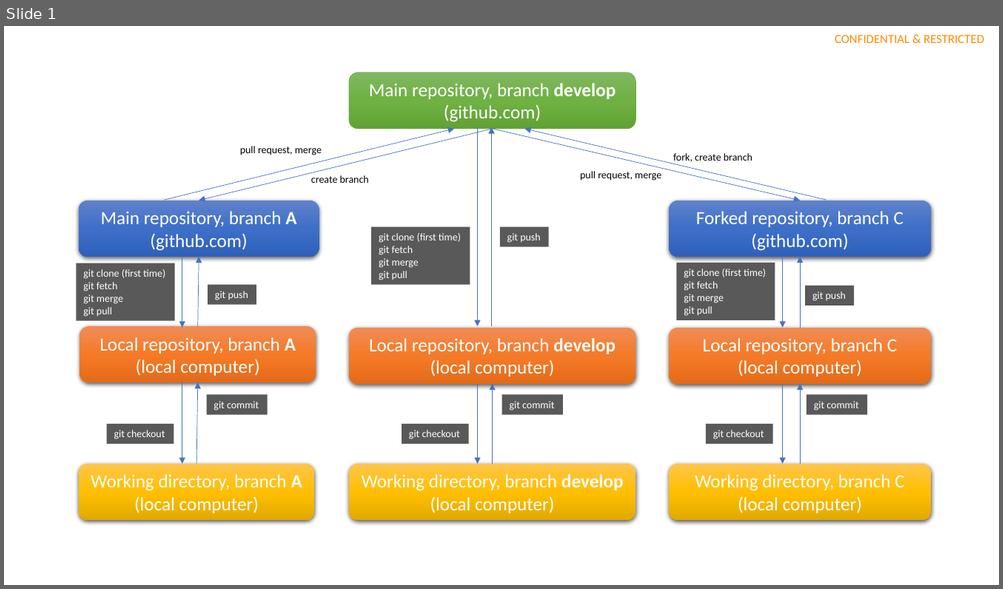
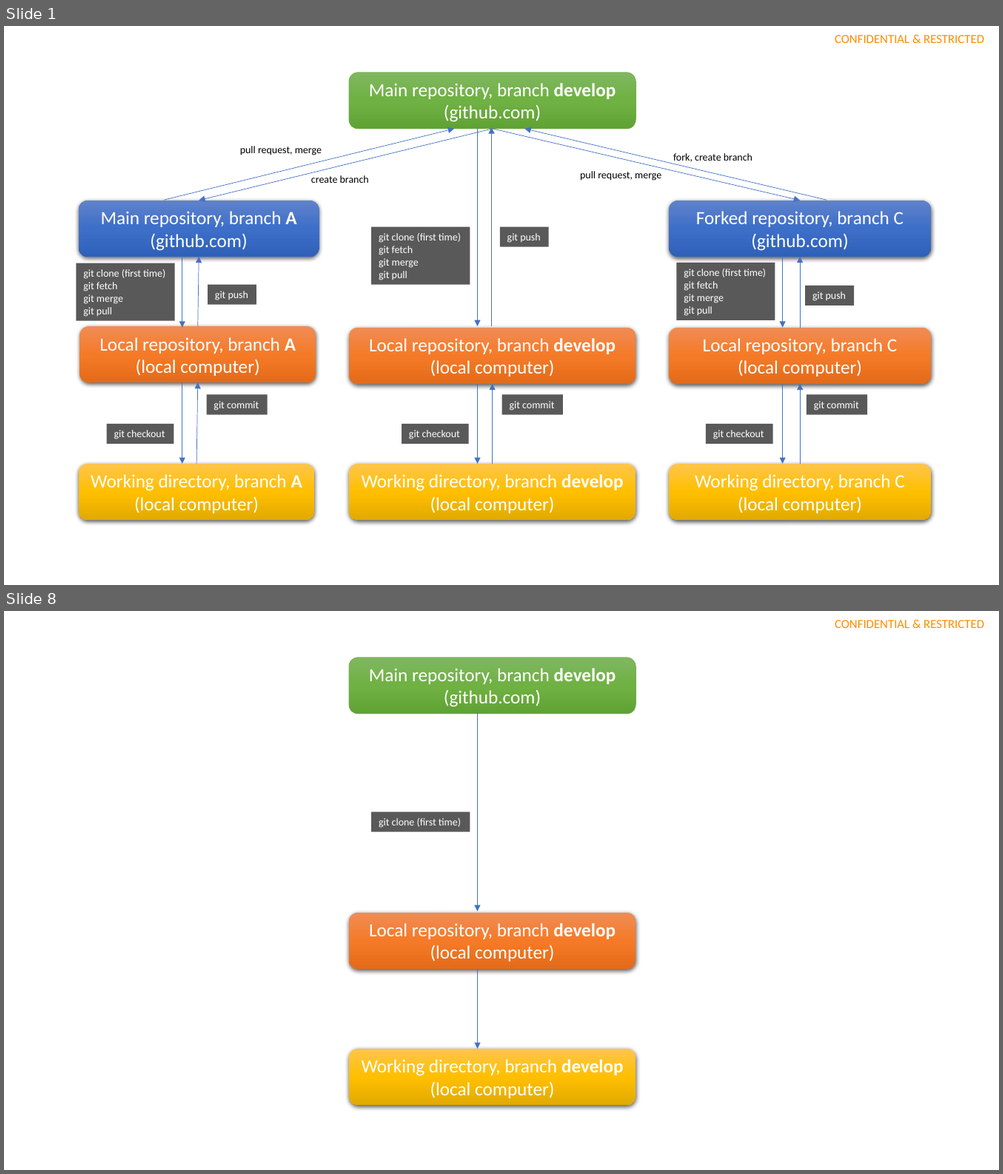
Before and after one commit to inf301trainer/Training, a slide deck: assets/courses/INF301-EngineeringToolsInSoftwareDevelopment/Module2-Git/assets/slides/Slide.pptx. Shown one above the other, each under a label of ours: slide 1 before the commit, slides 1 and 8 after it; the slides between them are not shown. The pictures are 1003x589 and 1003x1174 pixels, drawn with LibreOffice and Linux fonts; fonts in the diff are those of the drawing. Boxes give left, top, right and bottom in pixels: in the first picture for what was removed or moved away, otherwise in the second. Text is boxed around its words. In the diff, an @@ line names an element or a change of style, - is before the commit and + after.

```diff
--- a/assets/courses/INF301-EngineeringToolsInSoftwareDevelopment/Module2-Git/assets/slides/Slide.pptx
+++ b/assets/courses/INF301-EngineeringToolsInSoftwareDevelopment/Module2-Git/assets/slides/Slide.pptx
@@ slide 8 added at (4,611,999,1170), background #FFFFFF; not listed: 1 template element that a slide beside it also shows @@
@@ rounded rectangle added at (349,658,635,714), fill gradient #81B861 to #6FB242 to #62A336, outline #70AD47 0.5 pt, 18 pt, text #FFFFFF @@
+Main repository, branch develop
+(github.com)
@@ arrow added from (477, 712) to (477, 911), #4472C4 0.5 pt @@
@@ rectangle added at (371,812,469,832), fill #595959, 10 pt, text #FFFFFF @@
+git clone (first time)
@@ rounded rectangle added at (349,912,635,969), fill gradient #F18C57 to #F67B28 to #E56C19, 18 pt, text #FFFFFF @@
+Local repository, branch develop
+(local computer)
@@ arrow added from (477, 969) to (477, 1049), #4472C4 0.5 pt @@
@@ rounded rectangle added at (349,1049,635,1105), fill gradient #FFC64B to #FFC000 to #E3AB00, 18 pt, text #FFFFFF @@
+Working directory, branch develop
+(local computer)
```
Also in this commit, not shown: 6 other slides added, 1 other file.
